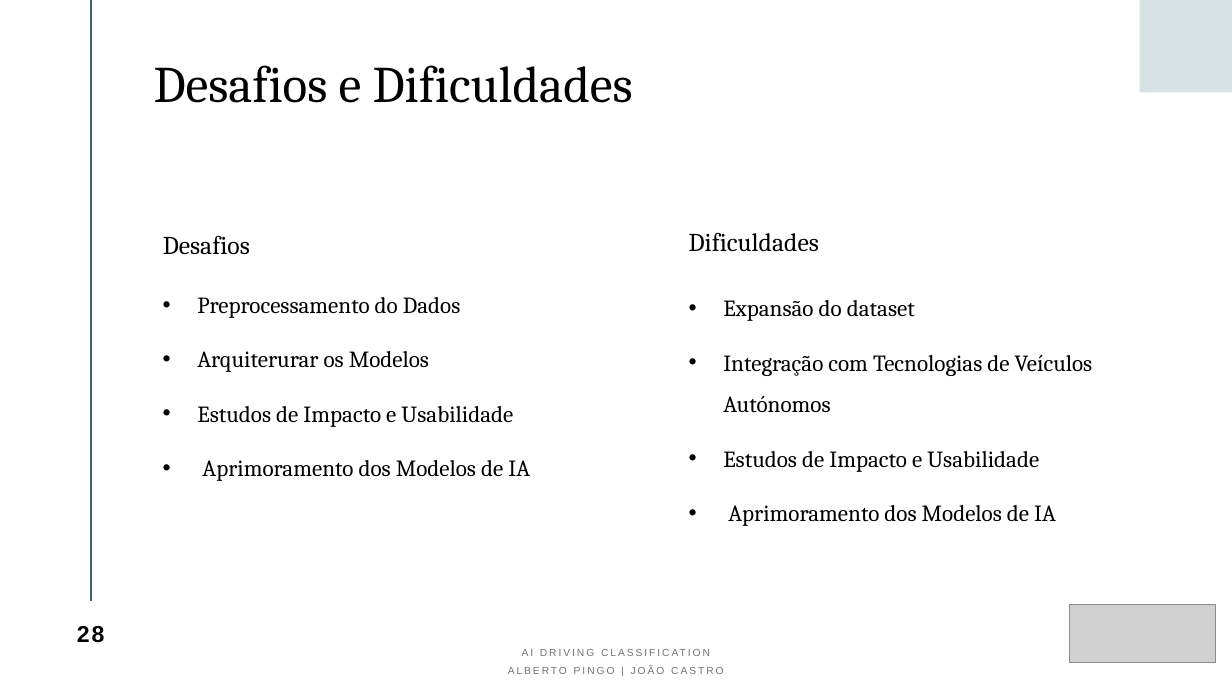
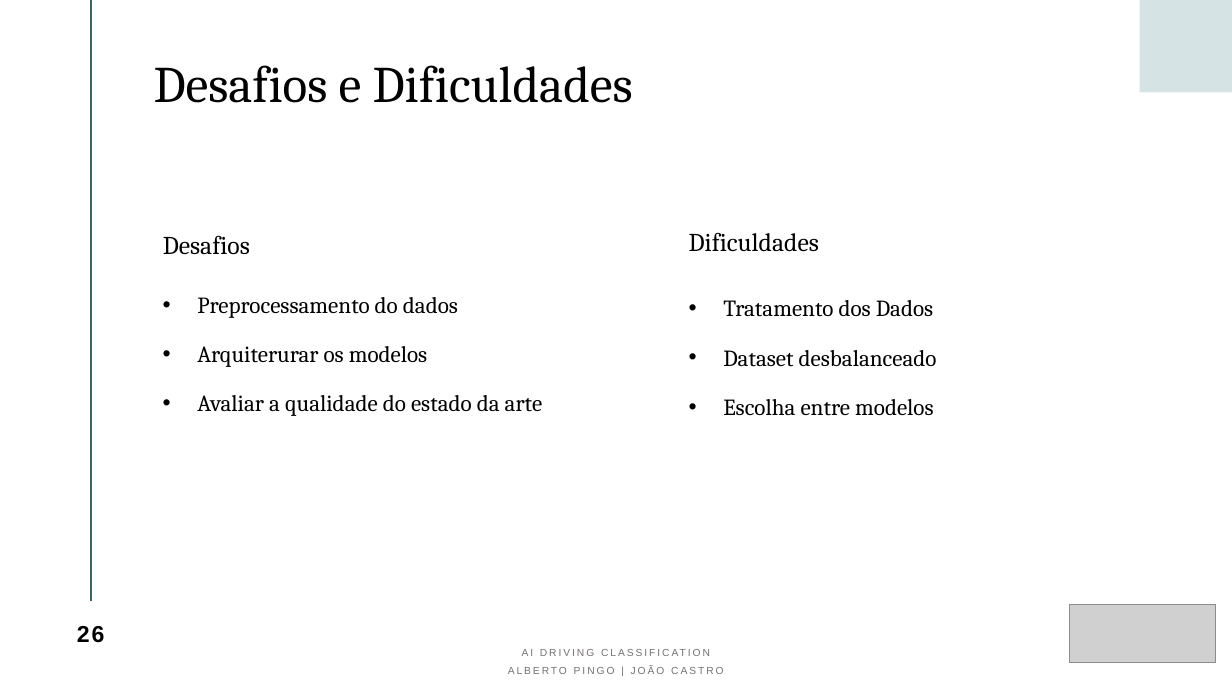
Before and after one commit to albertopingo/AI-driving-classification_FinalProject_CEng, a slide deck: slide 26 of ProjInf_AI_Driving_Classification.pptx (slide 28 before the commit). Drawn at 1232x693 pixels with LibreOffice and Linux fonts; fonts in the diff are those of the drawing; grey boxes stand for pictures. Boxes give left, top, right and bottom in pixels: in the first picture for what was removed or moved away, otherwise in the second. Text is boxed around its words. In the diff, an @@ line names an element or a change of style, - is before the commit and + after.

```diff
--- a/ProjInf_AI_Driving_Classification.pptx
+++ b/ProjInf_AI_Driving_Classification.pptx
@@ text at [197,297,542,416]: text changed @@
-• Preprocessamento do Dados
-• Arquiterurar os Modelos
-• Estudos de Impacto e Usabilidade
-• Aprimoramento dos Modelos de IA
+• Preprocessamento do dados
+• Arquiterurar os modelos
+• Avaliar a qualidade do estado da arte
@@ text at [723,300,937,416]: text changed @@
-• Expansão do dataset
-• Integração com Tecnologias de Veículos Autónomos
-• Estudos de Impacto e Usabilidade
-• Aprimoramento dos Modelos de IA
+• Tratamento dos Dados
+• Dataset desbalanceado
+• Escolha entre modelos
@@ page number at [77,626,105,643]: text changed @@
-28
+26
```
Also in this commit, not shown: 4 other slides changed, 1 slide added, 3 slides removed.
